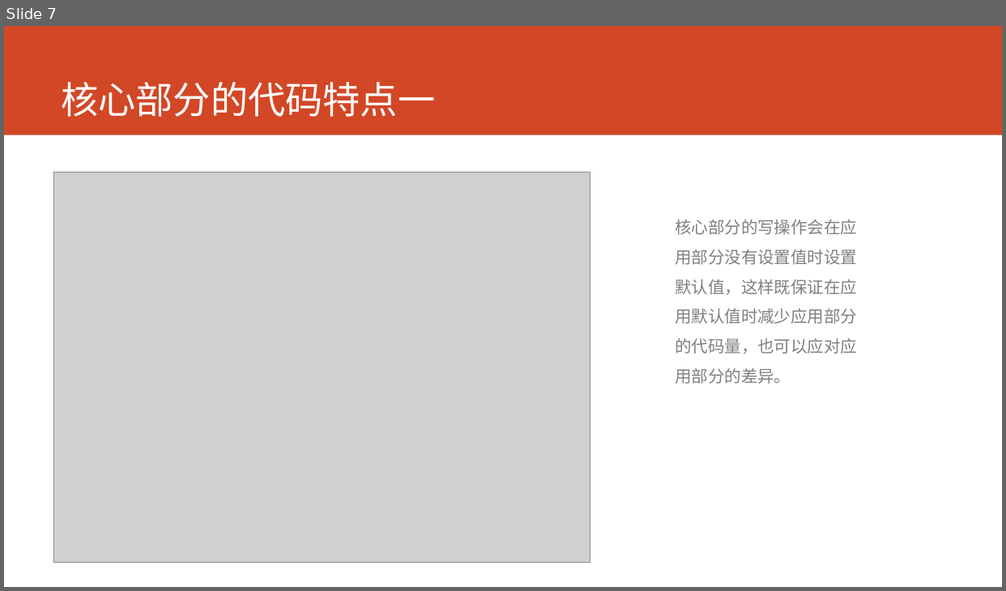
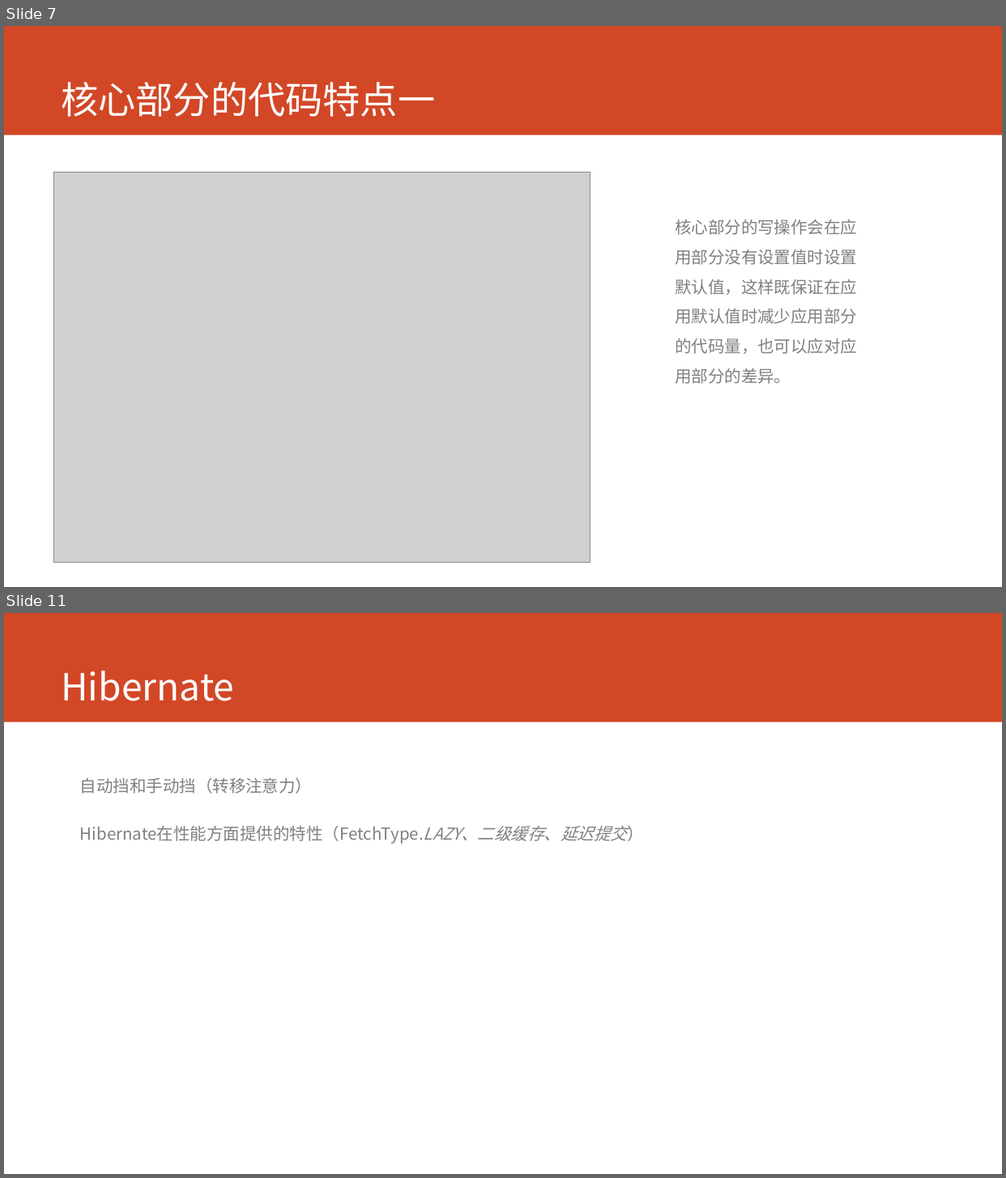
Before and after one commit to lixiangqi-github/hospital, a slide deck: doc/技术交流/技术交流-2017-8-28.pptx. Shown one above the other, each under a label of ours: slide 7 before the commit, slides 7 and 11 after it; the slides between them are not shown. The pictures are 1006x591 and 1006x1178 pixels, drawn with LibreOffice and Linux fonts; fonts in the diff are those of the drawing; grey boxes stand for pictures. Boxes give left, top, right and bottom in pixels: in the first picture for what was removed or moved away, otherwise in the second. Text is boxed around its words. In the diff, an @@ line names an element or a change of style, - is before the commit and + after.

```diff
--- a/doc/技术交流/技术交流-2017-8-28.pptx
+++ b/doc/技术交流/技术交流-2017-8-28.pptx
@@ slide 11 added at <box>4,613,1002,1174</box>, background #FFFFFF; not listed: 1 template element that a slide beside it also shows @@
@@ title added at <box>61,671,234,701</box>, 36 pt, text #FFFFFF @@
+Hibernate
@@ text added at <box>80,777,627,844</box>, 16 pt, text #808080 @@
+自动挡和手动挡（转移注意力）
+Hibernate在性能方面提供的特性（FetchType.LAZY、二级缓存、延迟提交）
```
Also in this commit, not shown: 3 other slides added.
